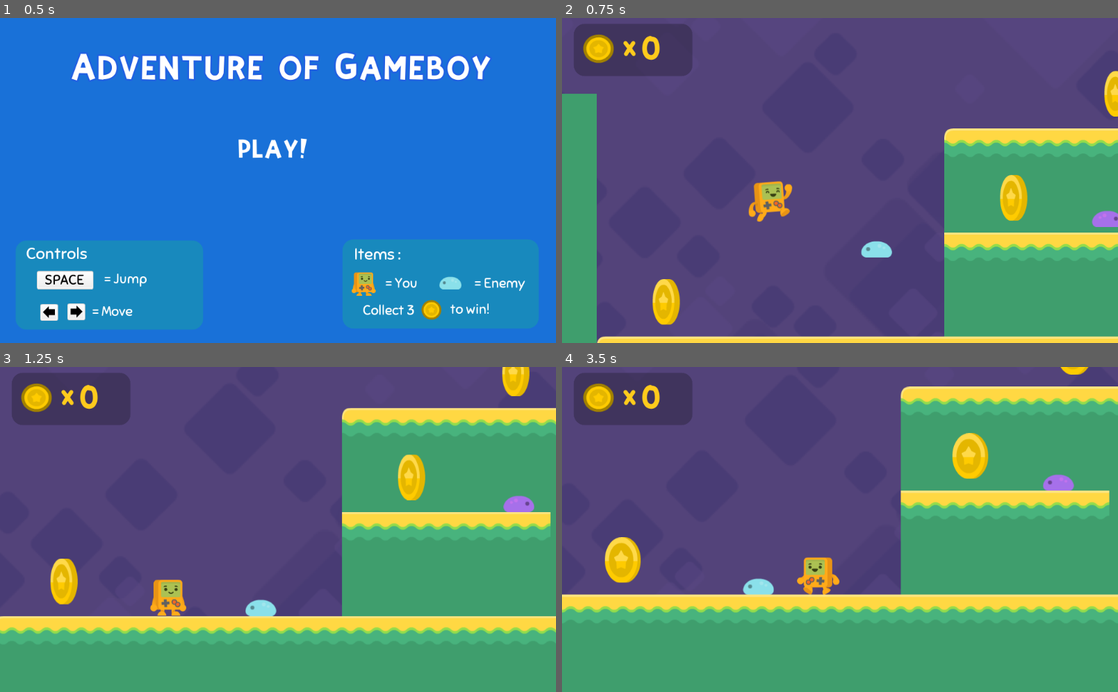
Above: before the commit, frames 1-4 (two rows, left to right).
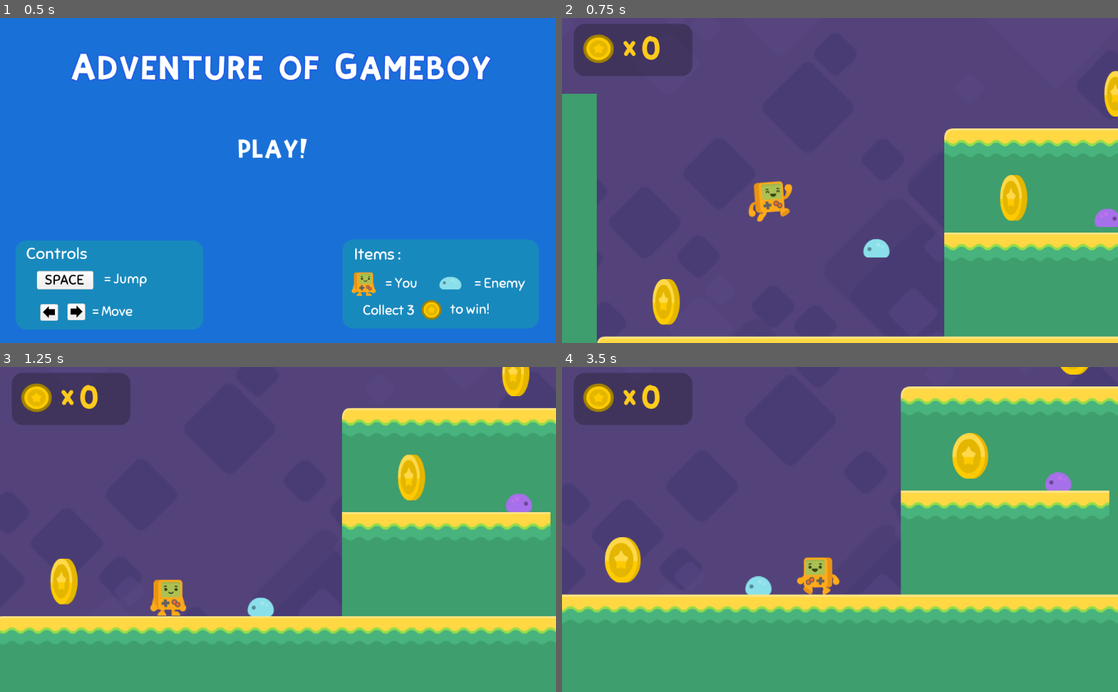
Above: after the commit, the same moments.

Repository: Manik5/2D-Platform
Game: Godot game, scene res://TitleMenu.tscn
Two runs of this game, one before a commit and one after it. Both use one fixed random seed, a clock stepped at 60 frames per second and the inputs below.
Inputs:
- Up to frame 1 (0.5 s): no input
- Up to frame 2 (0.75 s): click "PLAY!" at 0.5 s
- Up to frame 3 (1.25 s): no input
- Up to frame 4 (3.5 s): hold Right (right) 1.28-2.78 s; tap Space (jump) at 1.52, 2.27 s; hold Left (left) from 2.78 s (still down)

Frame 1 is identical in both runs. In frame 2, 0.1% of the frame differs, in the area x 53-100%, y 58-74%; in frame 3, 0.1%; in frame 4, 0.2%, in the area x 32-93%, y 32-71%.

Commit message:
gameover and youwin menu

Diff:
--- a/HUD.gd
+++ b/HUD.gd
@@ -5,10 +5,8 @@
 func _ready():
 	$Coins.text = String(coins)
 
-func _physics_process(delta):
-	if coins == 10:
-		get_tree().change_scene("res://Level1.tscn")
-
 func _on_coin_collected():
 	coins = coins + 1
 	_ready()
+	if coins == 3:
+		get_tree().change_scene("res://YouWinMenu.tscn")
--- a/enemy.tscn
+++ b/enemy.tscn
@@ -36,7 +36,6 @@
 position = Vector2( 3.05176e-05, 0 )
 frames = SubResource( 1 )
 animation = "crawl"
-frame = 1
 playing = true
 
 [node name="CollisionShape2D" type="CollisionShape2D" parent="."]
--- a/steve.gd
+++ b/steve.gd
@@ -34,7 +34,7 @@
 
 
 func _on_fallzone_body_entered(body):
-	get_tree().change_scene("res://Level1.tscn")
+	get_tree().change_scene("res://GameOverMenu.tscn")
 
 func bounce():
 	velocity.y = JUMPFORCE * 0.7
@@ -56,4 +56,4 @@
 
 
 func _on_Timer_timeout():
-	get_tree().change_scene("res://Level1.tscn")
+	get_tree().change_scene("res://GameOverMenu.tscn")
